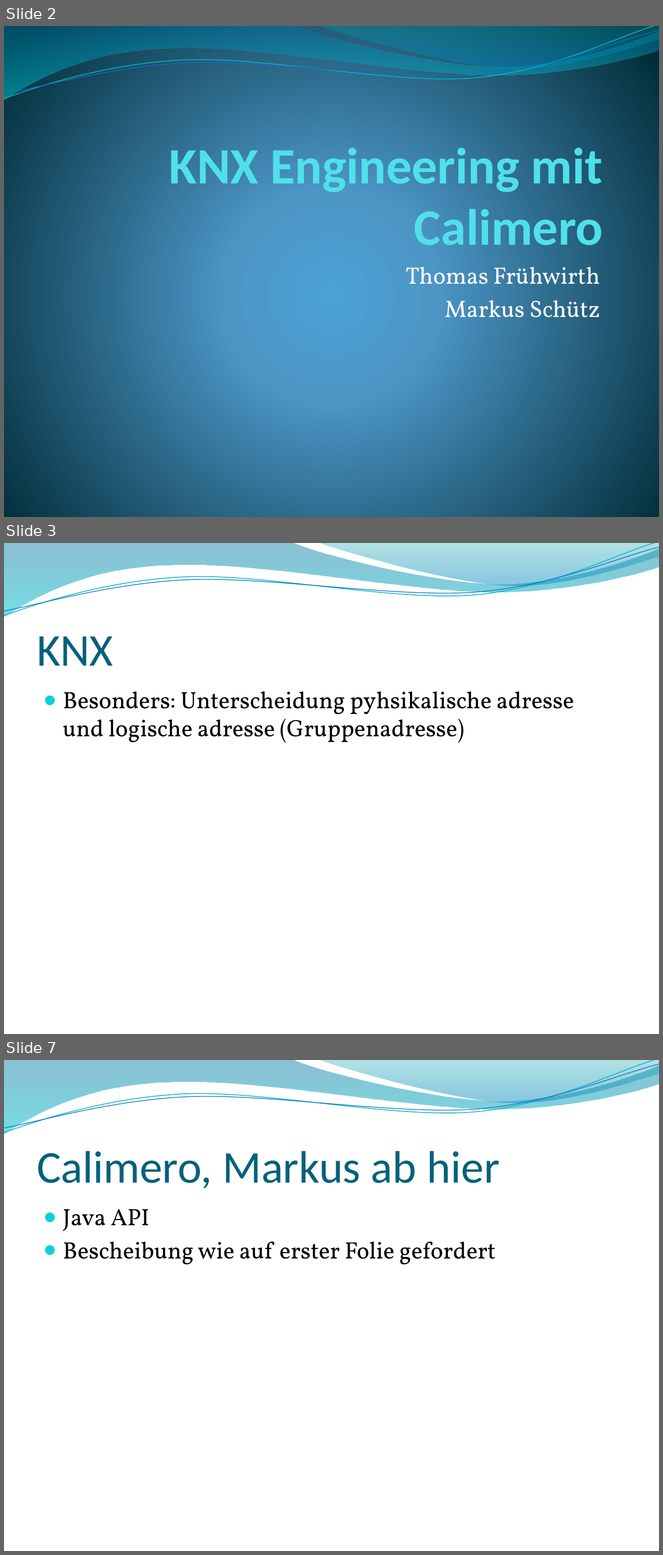
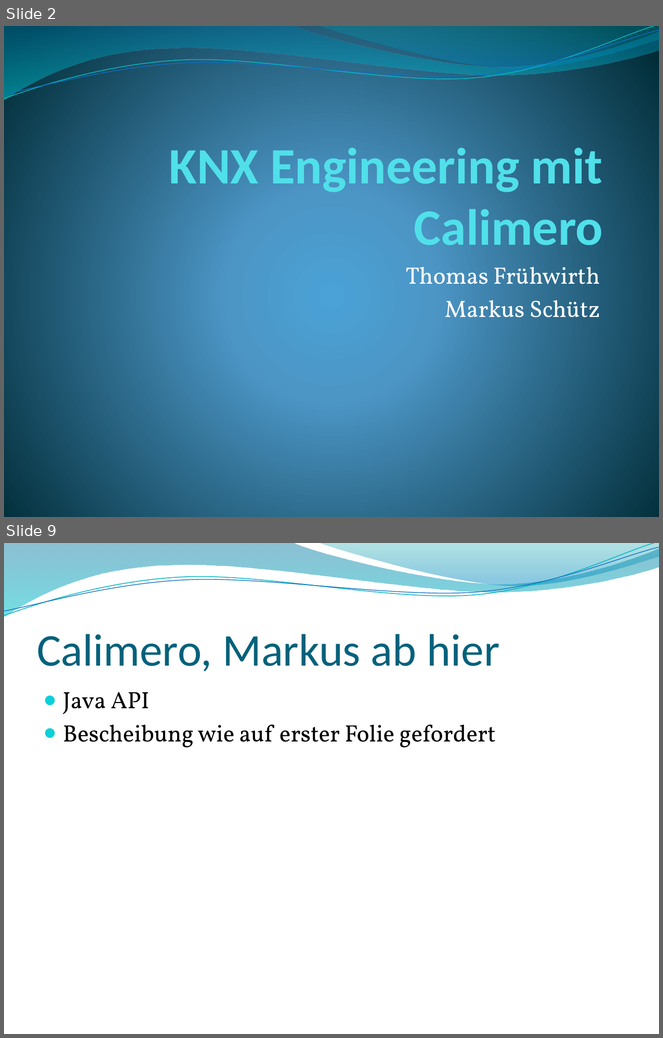
Before and after one commit to thomasfruehwirth/HBA, a slide deck: Praesentation/HBA_KNX_Frueh.pptx. Shown one above the other, each under a label of ours: slides 2, 3 and 7 before the commit, slides 2 and 9 after it; the slides between them are not shown. The pictures are 663x1555 and 663x1038 pixels, drawn with LibreOffice and Linux fonts; fonts in the diff are those of the drawing; background and template pictures are left out. Boxes give left, top, right and bottom in pixels: in the first picture for what was removed or moved away, otherwise in the second. Text is boxed around its words. In the diff, an @@ line names an element or a change of style, - is before the commit and + after.

```diff
--- a/Praesentation/HBA_KNX_Frueh.pptx
+++ b/Praesentation/HBA_KNX_Frueh.pptx
@@ slide 3 removed at <box>4,543,659,1034</box>, background picture (left out); not listed: 4 template elements that a slide beside it also shows @@
@@ title removed at <box>37,637,113,666</box> @@
-KNX
@@ text removed at <box>63,691,574,743</box> @@
-● Besonders: Unterscheidung pyhsikalische adresse und logische adresse (Gruppenadresse)
@@ what was slide 7 is now slide 9 @@
```
Also in this commit, not shown: 2 slides changed, 4 slides added, 1 other slide removed, 2 other files.
